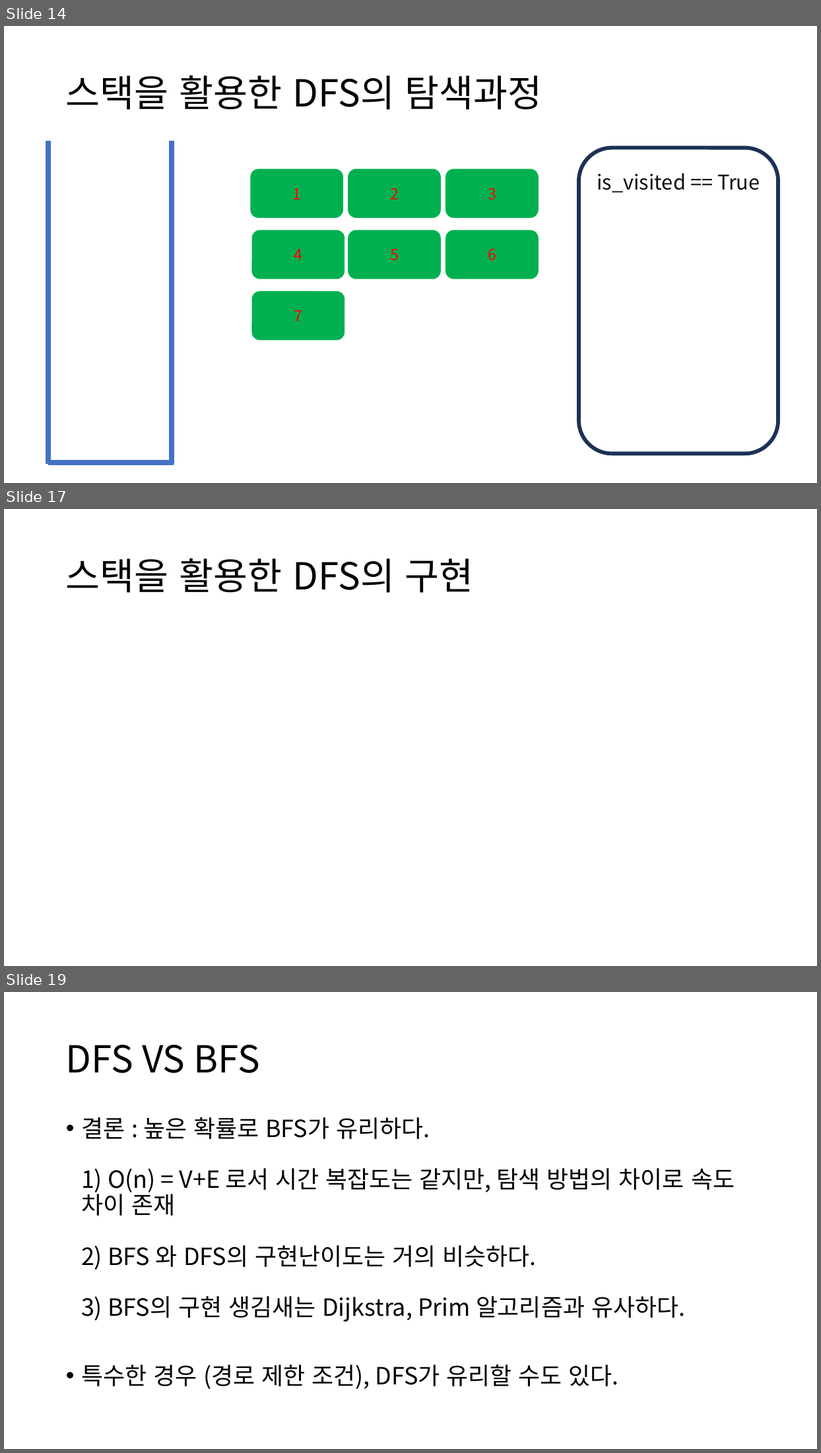
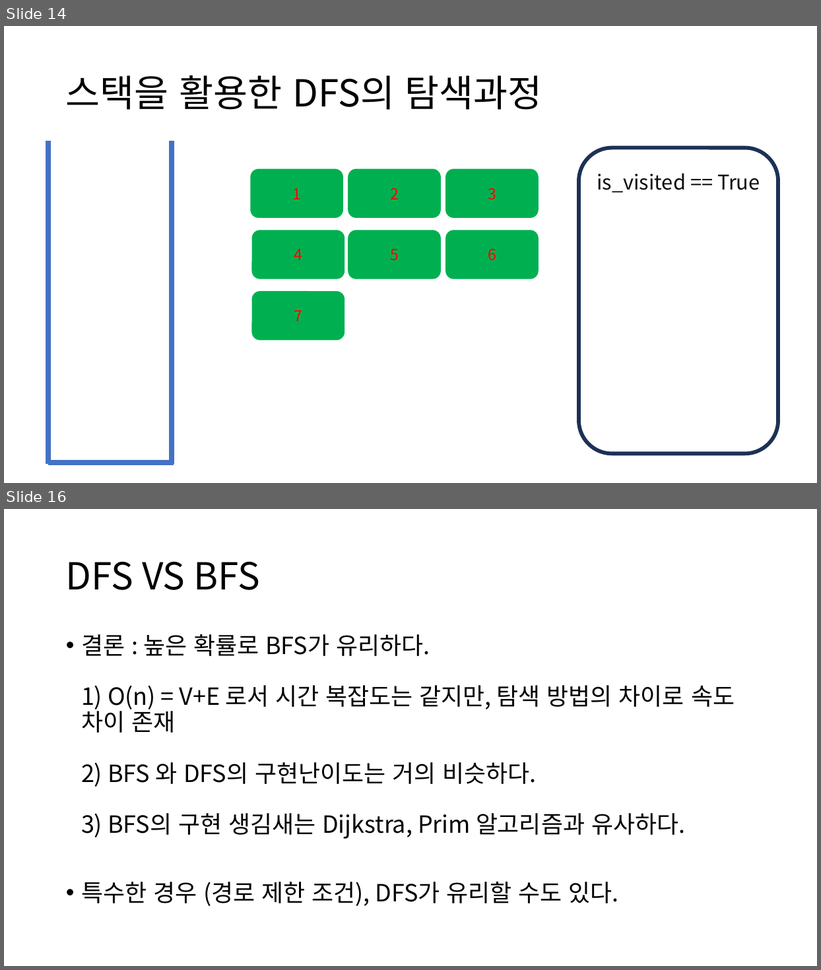
Before and after one commit to quizoverflow/2023_Algorithm_Study, a slide deck: fourth_week/4주차_그래프탐색.pptx. Shown one above the other, each under a label of ours: slides 14, 17 and 19 before the commit, slides 14 and 16 after it; the slides between them are not shown. The pictures are 821x1453 and 821x970 pixels, drawn with LibreOffice and Linux fonts; fonts in the diff are those of the drawing. Boxes give left, top, right and bottom in pixels: in the first picture for what was removed or moved away, otherwise in the second. Text is boxed around its words. In the diff, an @@ line names an element or a change of style, - is before the commit and + after.

```diff
--- a/fourth_week/4주차_그래프탐색.pptx
+++ b/fourth_week/4주차_그래프탐색.pptx
@@ slide 17 removed at [4,509,817,966], background #FFFFFF @@
@@ title removed at [66,559,474,593] @@
-스택을 활용한 DFS의 구현
@@ what was slide 19 is now slide 16 @@
```
Also in this commit, not shown: 2 slides changed, 1 slide added, 2 other slides removed, 2 other files.
